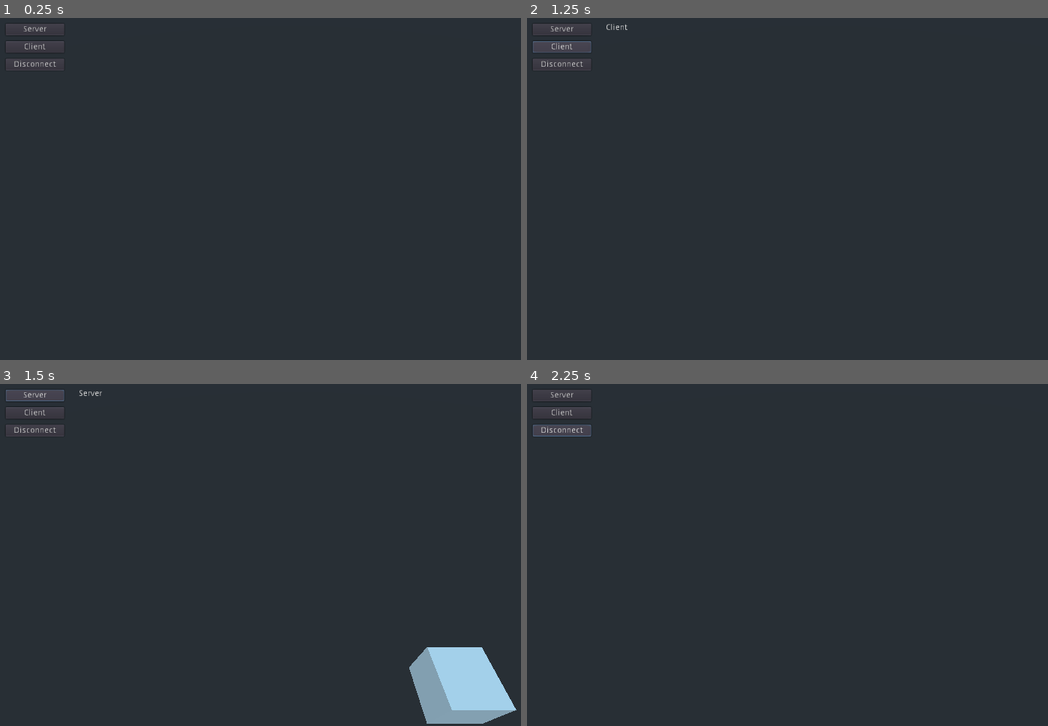
Above: before the commit, frames 1-4 (two rows, left to right).
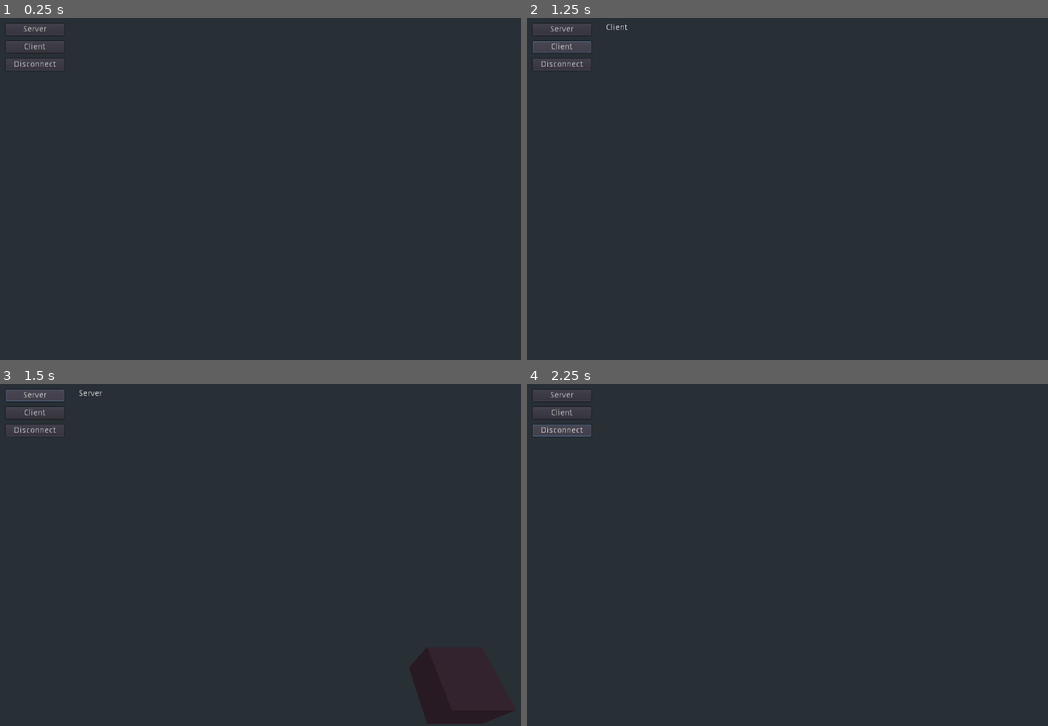
Above: after the commit, the same moments.

Repository: Razzeeyy/godot-networked-instancing-example
Game: Godot game, scene res://examples/spatial/Main.tscn
Two runs of this game, one before a commit and one after it. Both use one fixed random seed, a clock stepped at 60 frames per second and the inputs below. This scene is started directly instead of the project's main scene.
Inputs:
- Up to frame 1 (0.25 s): no input
- Up to frame 2 (1.25 s): click "Client" at 0.5 s
- Up to frame 3 (1.5 s): click "Server" at 1.25 s
- Up to frame 4 (2.25 s): click "Disconnect" at 2 s

Frames 1-2 are identical in both runs. In frame 3, 3.5% of the frame differs, in the area x 78-100%, y 76-100%; in frame 4, nothing differs.

Commit message:
Spatial example now complete and is working

Diff:
--- a/examples/spatial/Avatar.tscn
+++ b/examples/spatial/Avatar.tscn
@@ -1,7 +1,7 @@
 [gd_scene load_steps=3 format=2]
 
 [ext_resource path="res://examples/spatial/avatar.gd" type="Script" id=1]
-[ext_resource path="res://addons/sync_sys/sync_transform_2d.gd" type="Script" id=2]
+[ext_resource path="res://addons/sync_sys/sync_transform_3d.gd" type="Script" id=2]
 
 [node name="Avatar" type="Spatial"]
 script = ExtResource( 1 )
--- a/examples/spatial/avatar.gd
+++ b/examples/spatial/avatar.gd
@@ -3,14 +3,18 @@
 export(float) var speed = 5
 
 onready var _sync = $SyncTransform3D
+onready var _box = $CSGBox
 
-
-func setup(spawn_position, nickname):
-	transform.origin = spawn_position
+func setup(spawn_position, color):
+	translation = spawn_position
+	_sync.data.color = color
+	_box.material = SpatialMaterial.new()
+	_box.material.albedo_color = color
 
 
 func _on_SyncNode_spawned(data):
-	pass
+	_box.material = SpatialMaterial.new()
+	_box.material.albedo_color = _sync.data.color
 
 
 func _physics_process(delta):
@@ -25,9 +29,9 @@
 		move.z += speed
 	if Input.is_action_pressed("ui_left"):
 		move.x -= speed
-		transform = transform.rotated(Vector3.UP, -1 * delta)
+		rotation.y -= 3 * delta
 	if Input.is_action_pressed("ui_right"):
 		move.x += speed
-		transform = transform.rotated(Vector3.UP, 1 * delta)
+		rotation.y += 3 * delta
 
-	transform.origin += move * delta
+	translation += move * delta
--- a/examples/spatial/main.gd
+++ b/examples/spatial/main.gd
@@ -62,4 +62,6 @@
 	sync_root.add_child(avatar)
 	avatar.name = str(id)
 	avatar.set_network_master(id)
-	avatar.setup(Vector3(randi()%10, 0, randi()%10), avatar.name)
+	var position = Vector3(randi()%10, 0, randi()%10)
+	var color = Color(randf(), randf(), randf(), 1.0)
+	avatar.setup(position, color)
--- a/main.gd
+++ b/main.gd
@@ -1,4 +1,8 @@
 extends Control
+
+
+func _ready():
+	randomize()
 
 
 func _on_Node2DButton_pressed():
